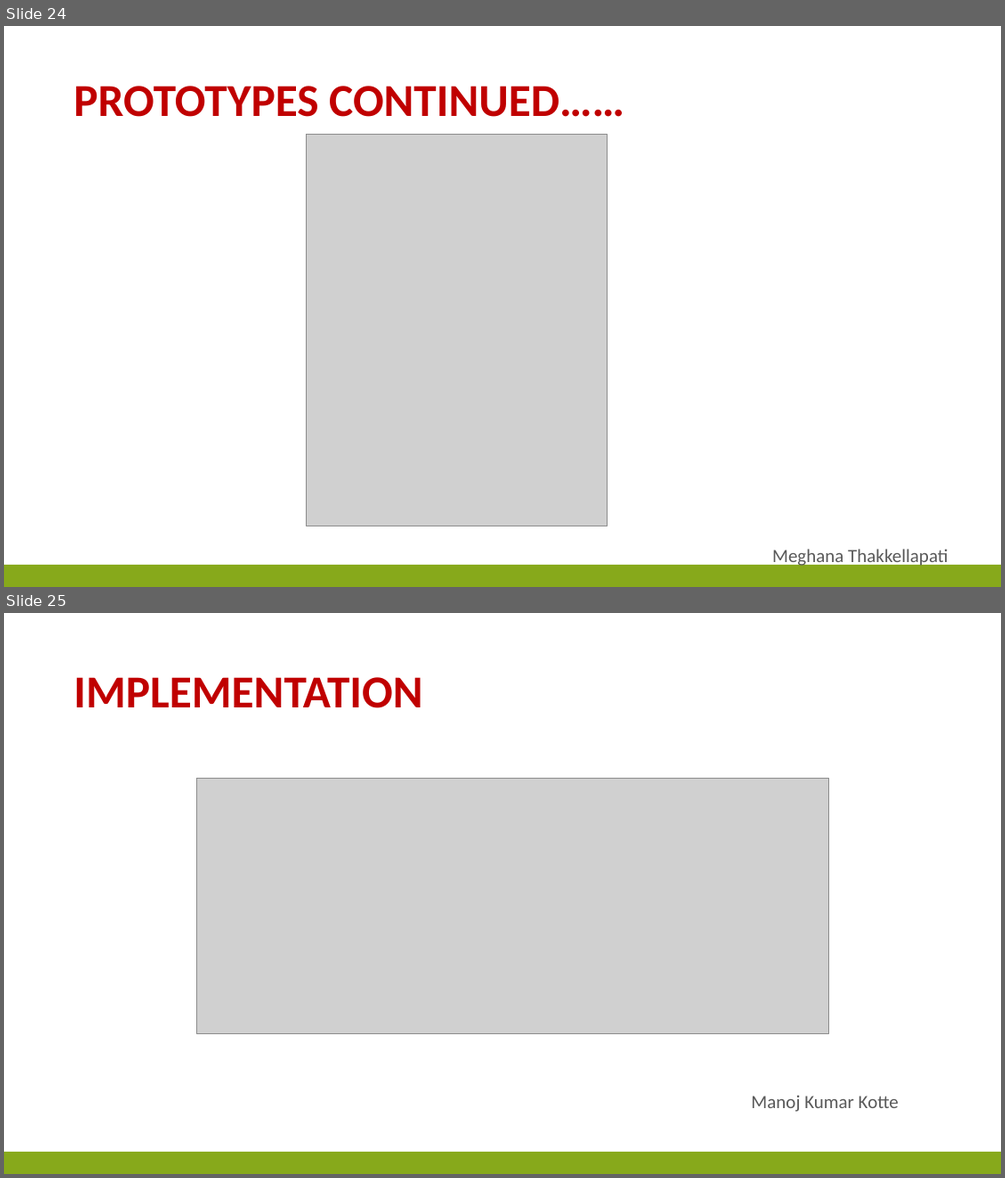
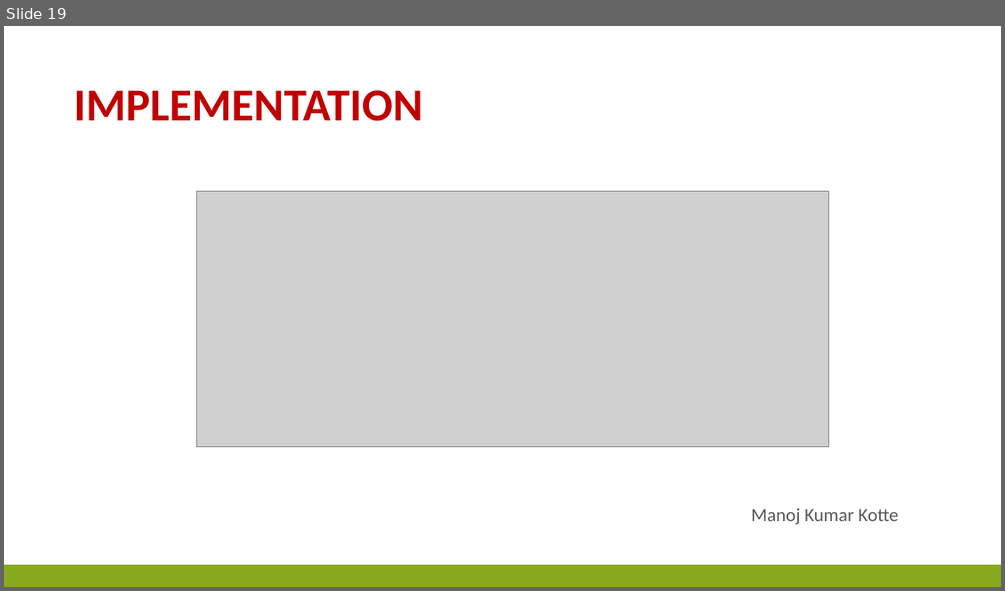
Before and after one commit to SahithyaVuppala/Inventory-System, a slide deck: InventorySystem-FinalPresentation.pptx. Shown one above the other, each under a label of ours: slides 24 and 25 before the commit, slide 19 after it. The pictures are 1005x1178 and 1005x591 pixels, drawn with LibreOffice and Linux fonts; fonts in the diff are those of the drawing; grey boxes stand for pictures. Boxes give left, top, right and bottom in pixels: in the first picture for what was removed or moved away, otherwise in the second. Text is boxed around its words. In the diff, an @@ line names an element or a change of style, - is before the commit and + after.

```diff
--- a/InventorySystem-FinalPresentation.pptx
+++ b/InventorySystem-FinalPresentation.pptx
@@ slide 24 removed at bbox=[4, 26, 1001, 587], background #FFFFFF; not listed: 1 template element that a slide beside it also shows @@
@@ title removed at bbox=[73, 86, 624, 117] @@
-PROTOTYPES CONTINUED……
@@ picture removed at bbox=[306, 135, 607, 526] @@
@@ text removed at bbox=[772, 548, 947, 568] @@
-Meghana Thakkellapati
@@ what was slide 25 is now slide 19 @@
```
Also in this commit, not shown: 11 slides changed, 1 slide added, 6 other slides removed.
